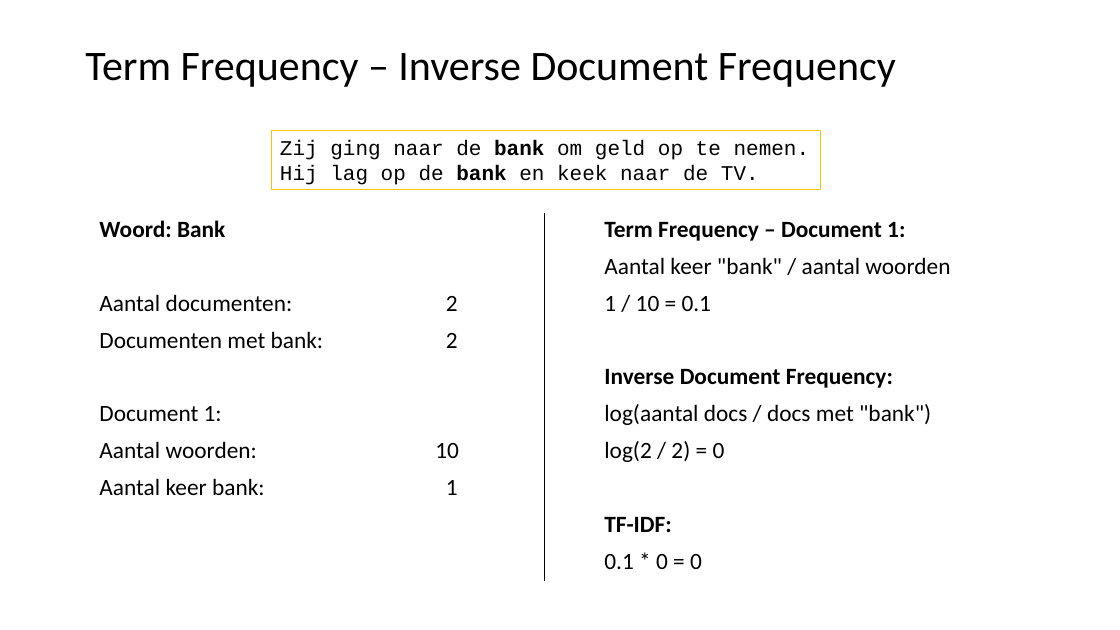
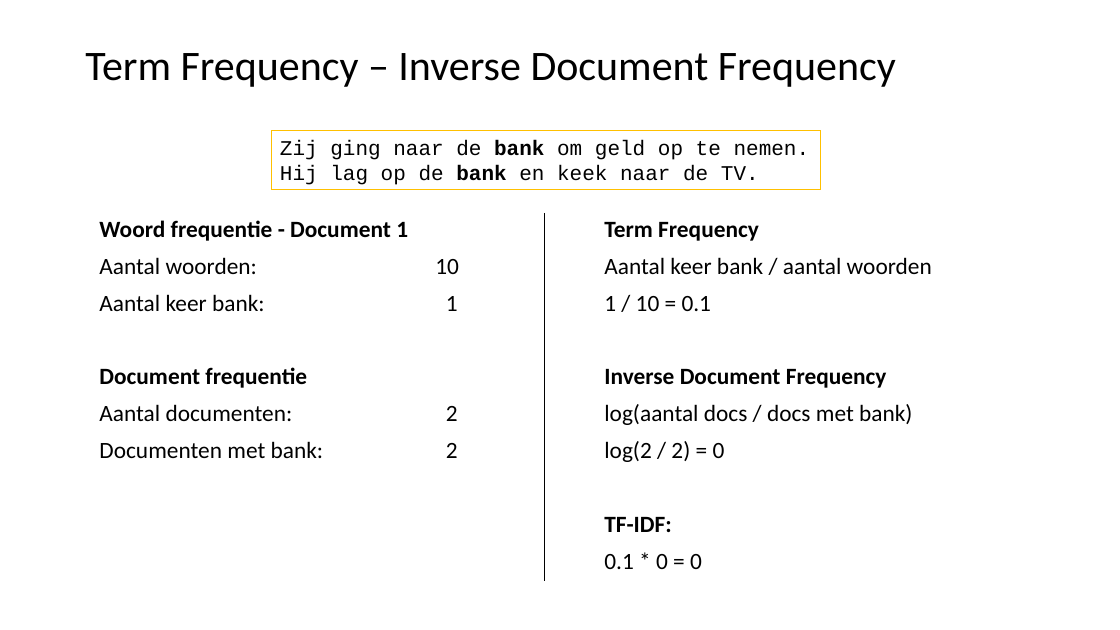
Before and after one commit to LFKoning/knowledge-sharing, a slide deck: slide 40 of python_course/5_nlp/python_cursus_5.pptx. Drawn at 1120x630 pixels with LibreOffice and Linux fonts; fonts in the diff are those of the drawing. Boxes give left, top, right and bottom in pixels: in the first picture for what was removed or moved away, otherwise in the second. Text is boxed around its words. In the diff, an @@ line names an element or a change of style, - is before the commit and + after.

```diff
--- a/python_course/5_nlp/python_cursus_5.pptx
+++ b/python_course/5_nlp/python_cursus_5.pptx
@@ text at bbox=[99, 220, 459, 388]: text changed @@
-Woord: Bank
+Woord frequentie - Document 1
+Aantal woorden: 10
+Aantal keer bank: 1
+Document frequentie
@@ text at bbox=[604, 222, 932, 274]: text changed @@
-Term Frequency – Document 1:
-Aantal keer "bank" / aantal woorden
+Term Frequency
+Aantal keer bank / aantal woorden
@@ text at bbox=[604, 369, 912, 425]: text changed @@
-Inverse Document Frequency:
-log(aantal docs / docs met "bank")
+Inverse Document Frequency
+log(aantal docs / docs met bank)
@@ text at bbox=[99, 406, 459, 495]: paragraphs removed @@
-Document 1:
-Aantal woorden: 10
-Aantal keer bank: 1
```
Also in this commit, not shown: 37 other slides changed, 12 slides added, 11 slides removed, 10 other files.
